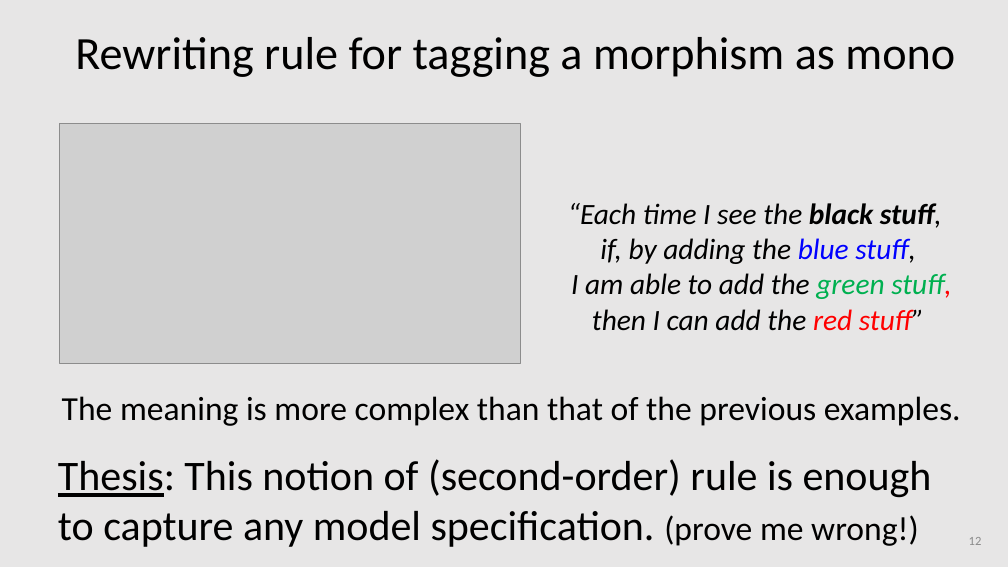
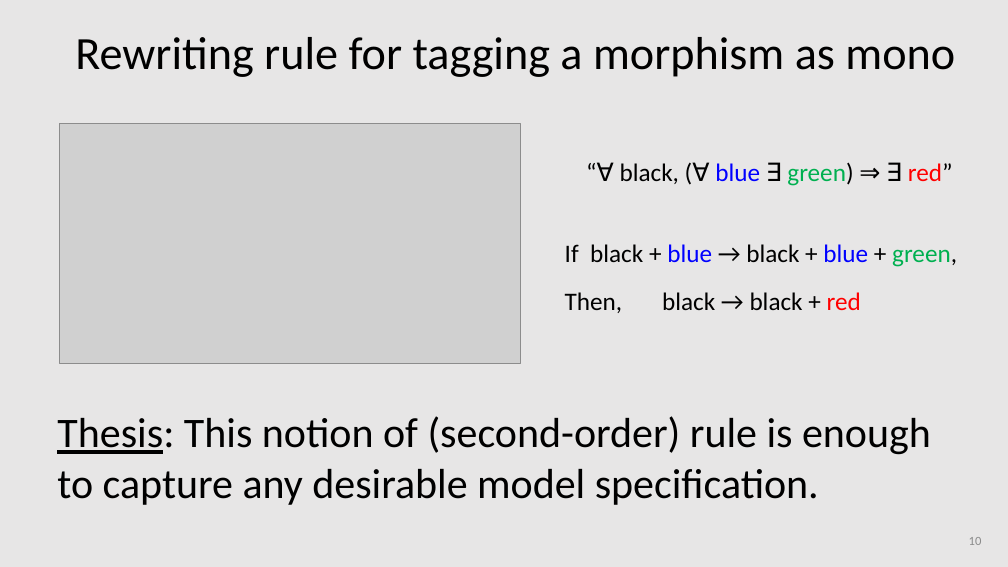
Before and after one commit to amblafont/slides, a slide deck: slide 10 of diagrammatic-reasoning/2024-november-coreact.pptx (slide 12 before the commit). Drawn at 1008x567 pixels with LibreOffice and Linux fonts; fonts in the diff are those of the drawing; grey boxes stand for pictures. Boxes give left, top, right and bottom in pixels: in the first picture for what was removed or moved away, otherwise in the second. Text is boxed around its words. In the diff, an @@ line names an element or a change of style, - is before the commit and + after.

```diff
--- a/diagrammatic-reasoning/2024-november-coreact.pptx
+++ b/diagrammatic-reasoning/2024-november-coreact.pptx
@@ text added at [620,162,953,186], 24 pt, text #000000 @@
+“∀ black, (∀ blue ∃ green) ⇒ ∃ red”
@@ text removed at [568,203,951,331] @@
-“Each time I see the black stuff,
-if, by adding the blue stuff,
-I am able to add the green stuff,
-then I can add the red stuff”
@@ text added at [565,244,957,267], 24 pt, text #000000 @@
+If black + blue → black + blue + green,
@@ text added at [565,292,861,313], 24 pt, text #000000 @@
+Then, black → black + red
@@ text at [57,416,931,505]: text changed @@
-Thesis: This notion of (second-order) rule is enough to capture any model specification. (prove me wrong!)
+Thesis: This notion of (second-order) rule is enough to capture any desirable model specification.
@@ text removed at [62,396,961,426] @@
-The meaning is more complex than that of the previous examples.
@@ page number at [969,537,982,545]: text changed @@
-12
+10
```
Also in this commit, not shown: 9 other slides changed, 1 slide added, 2 slides removed.
